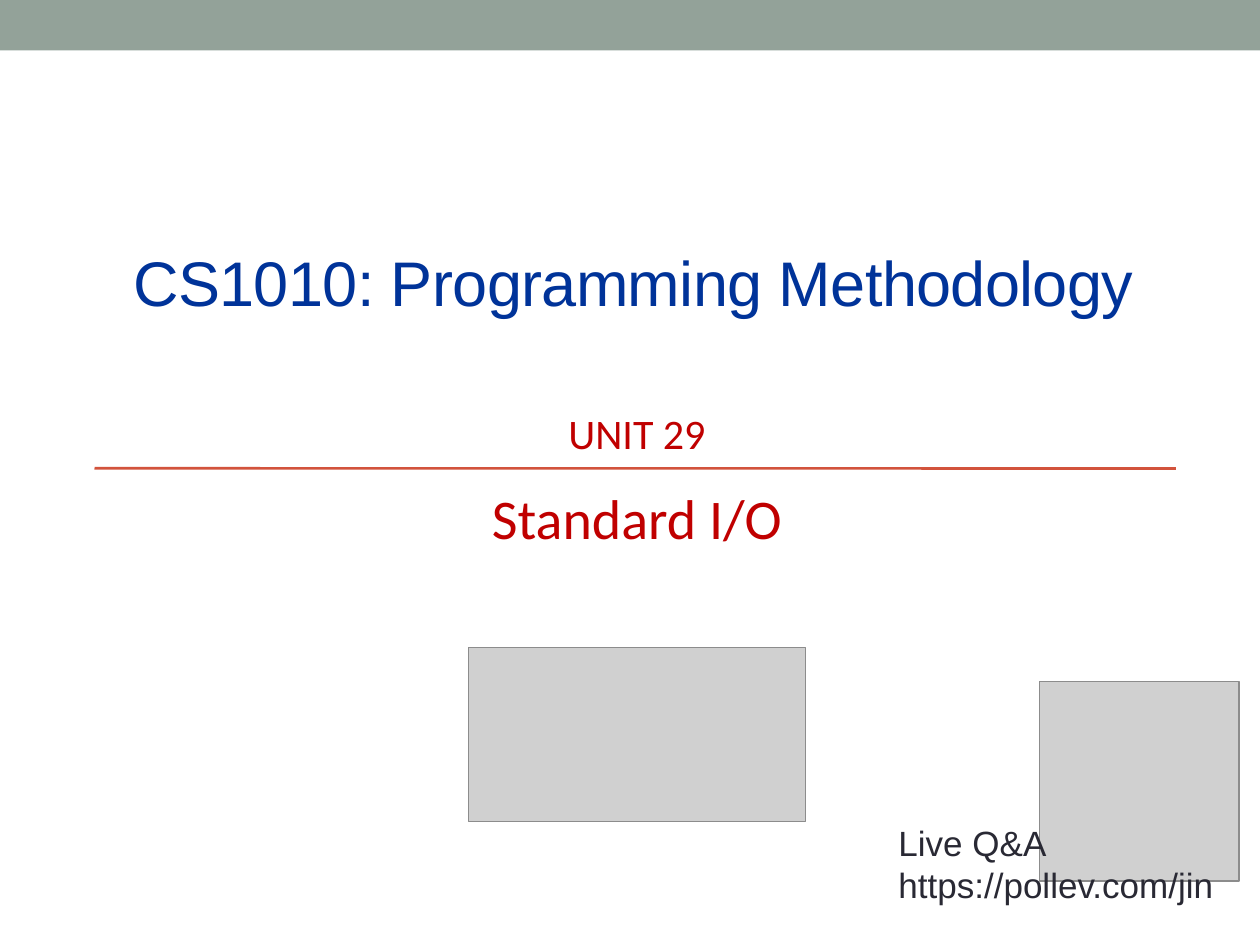
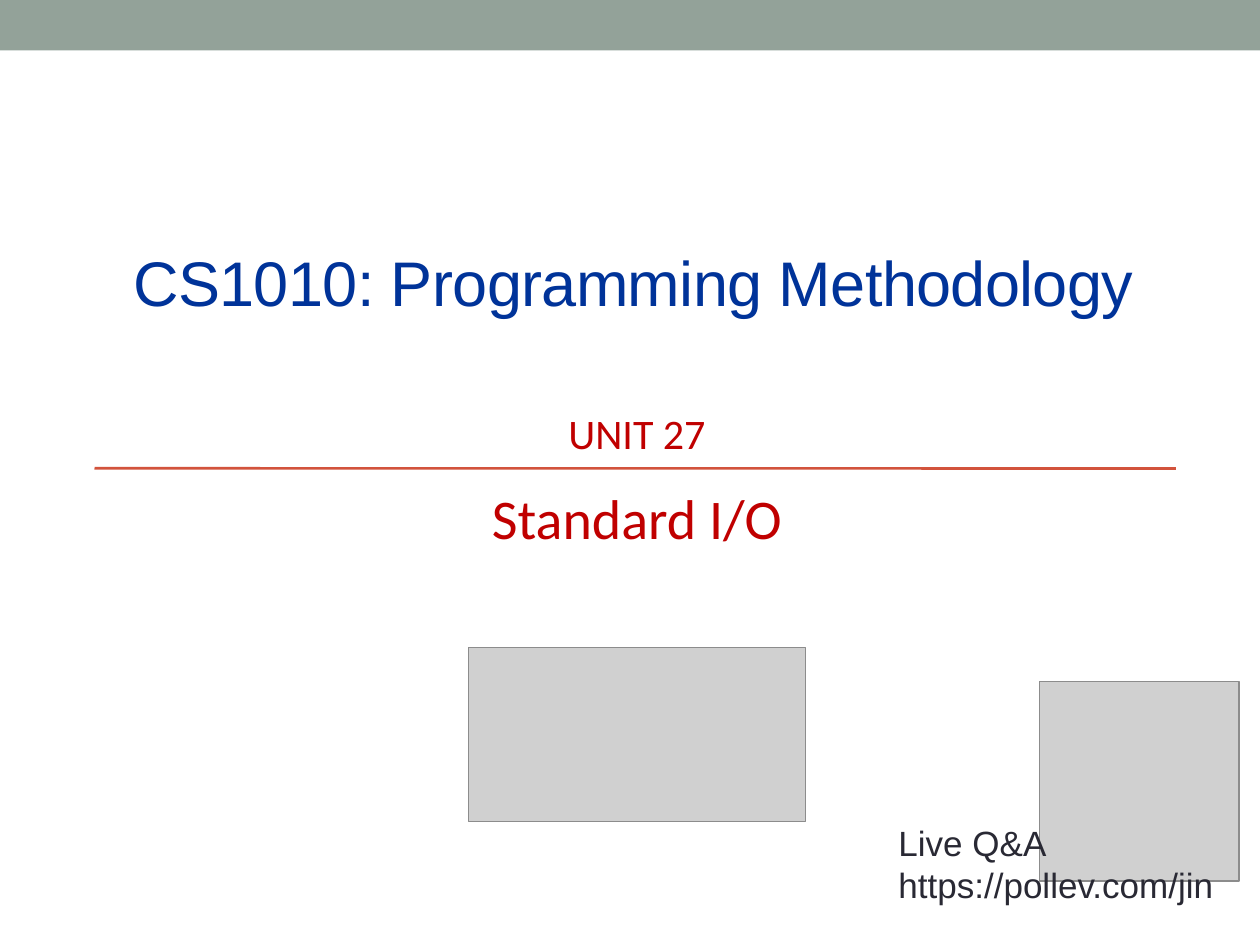
Before and after one commit to nus-cs1010-2425-s2/website, a slide deck: slide 1 of slides/Unit27_Standard IO.pptx. Drawn at 1260x945 pixels with LibreOffice and Linux fonts; fonts in the diff are those of the drawing; grey boxes stand for pictures. Boxes give left, top, right and bottom in pixels: in the first picture for what was removed or moved away, otherwise in the second. Text is boxed around its words. In the diff, an @@ line names an element or a change of style, - is before the commit and + after.

```diff
--- a/slides/Unit27_Standard IO.pptx
+++ b/slides/Unit27_Standard IO.pptx
@@ text at (x1=568, y1=421, x2=706, y2=450): text changed @@
-UNIT 29
+UNIT 27
```
Also in this commit, not shown: 1 other slide changed, 1 other file.
